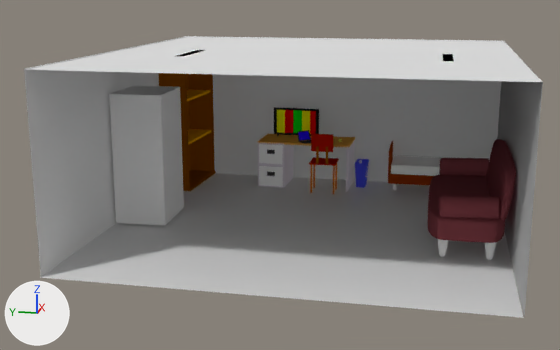
The Blender file Research/RW10.blend, before and after one commit.
Before and after are seen from a 50 mm lens placed at (-33.6, -5.4, 10.7), pointed at (-0.3, 1.3, 2.4). Every picture has the same lights, and +X, +Y and +Z are marked at lower left.

The scene before the commit, as lines of its bpy script (objects in view):
```python
ob_bed1 = bpy.data.objects.new('bed1', me_cube_081)
ob_bed1.location = (7.7, -5.83, 0.76)
ob_bed1.scale = (0.696, 0.696, 0.696)
ob_cube_008 = bpy.data.objects.new('Cube.008', me_cube_035)
ob_cube_008.parent = ob_desk_2
ob_cube_008.location = (0.0, -1.969, 1.03)
ob_cube_008.scale = (1.0, 0.625, 1.0)
ob_fridge = bpy.data.objects.new('Fridge', me_cube_087)
ob_fridge.location = (-0.06, 7.54, 3.02)
ob_fridge.rotation_euler = (0.0, 0.0, 1.604)  # degrees (0, 0, 92)
ob_fridge.scale = (1.17, 1.49, 2.97)
ob_red_chair_2 = bpy.data.objects.new('Red Chair 2', me_chair1_pt000_003)
ob_red_chair_2.location = (6.05, 0.16, 1.63)
ob_red_chair_2.rotation_euler = (0.0, 0.0, 6.28)  # degrees (0, 0, 360)
# also in view: 'Cylinder' at (3.8, -6.9, 2.1); 'Cylinder.001' at (-3.2, -6.9, 2.1); 'North Wall' at (9.1, -0.1, 3.9); 'East Wall' at (0.2, -8.7, 3.8); 'bed1_pt006' at (7.7, -5.8, 1.3)
```
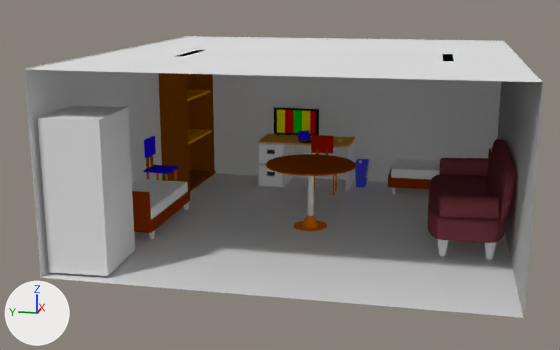
What changed in the scene script:
```text
Change ob_red_chair_2:
    ob_red_chair_2.location: (6.05, 0.16, 1.63) -> (6.04, 0.16, 1.56)
Change ob_bed1:
    ob_bed1.location: (7.7, -5.83, 0.76) -> (7.7, -5.83, 0.55)
    ob_bed1.rotation_euler: (0.0, 0.0, 0.0) -> (0.0, 0.0, 3.13)  # degrees (0, 0, 0) -> degrees (0, 0, 179)
Change ob_fridge:
    ob_fridge.location: (-0.06, 7.54, 3.02) -> (-6.48, 7.54, 3.02)
Add ob_table2_pt003:
    ob_table2_pt003 = bpy.data.objects.new('table2_pt003', me_cylinder_002)  # a 32-sided cylinder along z spanning x -1.0..1.0, y -1.0..1.0, z -1.0..1.0; in mat_material_034 (orange #e77c00)
    ob_table2_pt003.parent = ob_table
    ob_table2_pt003.location = (0.0, 0.0, -0.0855)
    ob_table2_pt003.scale = (0.669, 0.669, -0.0126)
Add ob_table:
    ob_table = bpy.data.objects.new('Table', me_cylinder)  # a 32-sided cylinder along z spanning x -1.0..1.0, y -1.0..1.0, z -1.0..1.0; in mat_material_005 (brown #aa4f00)
    ob_table.location = (-0.01, -0.1, 2.84)
    ob_table.scale = (2.01, 2.01, 0.0353)
Add ob_table2_pt002:
    ob_table2_pt002 = bpy.data.objects.new('table2_pt002', me_cylinder_004)  # a 32-sided cylinder along z spanning x -1.0..1.0, y -1.0..1.0, z -1.0..1.0
    ob_table2_pt002.parent = ob_table
    ob_table2_pt002.location = (0.0, 0.0, 1.389)
    ob_table2_pt002.scale = (0.123, 0.123, 1.04)
Add ob_table2_pt001:
    ob_table2_pt001 = bpy.data.objects.new('table2_pt001', me_cone)  # a 32-sided cone pointing to +z spanning x -1.0..1.0, y -1.0..1.0, z -1.0..1.0; in mat_material_034 (orange #e77c00)
    ob_table2_pt001.parent = ob_table
    ob_table2_pt001.location = (0.00243, 0.0, 0.262)
    ob_table2_pt001.scale = (0.351, 0.351, 0.351)
Add ob_bed1_pt006_001:
    ob_bed1_pt006_001 = bpy.data.objects.new('bed1_pt006.001', me_cube_008)  # a box spanning x -1.0..1.0, y -1.0..1.0, z -1.0..1.0; in mat_material_001 (white #ffffff)
    ob_bed1_pt006_001.parent = ob_bed2
    ob_bed1_pt006_001.location = (-0.362, 0.121, 1.591)
    ob_bed1_pt006_001.scale = (1.73, 3.56, 0.345)
Add ob_bed2:
    ob_bed2 = bpy.data.objects.new('bed2', me_cube_014)  # a box spanning x -1.84..1.84, y -3.78..3.78, z -0.37..0.37; in mat_material_000 (brown #973807)
    ob_bed2.location = (-0.87, 7.48, 0.6)
    ob_bed2.rotation_euler = (0.0, 0.0, 7.838)  # degrees (0, 0, 89)
    ob_bed2.scale = (0.696, 0.696, 0.696)
Add ob_bed1_pt005_001:
    ob_bed1_pt005_001 = bpy.data.objects.new('bed1_pt005.001', me_cube_007)  # a box spanning x -1.0..1.0, y -1.0..1.0, z -1.0..1.0; in mat_material_000 (brown #973807)
    ob_bed1_pt005_001.parent = ob_bed2
    ob_bed1_pt005_001.location = (-0.34, 3.838, 1.897)
    ob_bed1_pt005_001.rotation_euler = (0.0, -3.142, 0.0)  # degrees (0, -180, 0)
    ob_bed1_pt005_001.scale = (-1.84, -0.054, -1.19)
Add ob_bed1_pt004_001:
    ob_bed1_pt004_001 = bpy.data.objects.new('bed1_pt004.001', me_cube_009)  # a box spanning x -1.0..1.0, y -1.0..1.0, z -1.0..1.0
    ob_bed1_pt004_001.parent = ob_bed2
    ob_bed1_pt004_001.location = (-2.044, 3.357, 0.241)
    ob_bed1_pt004_001.scale = (0.123, 0.127, 0.232)
```

Where the change shows, as pixel boxes (x1, y1, x2, y2) in the pictures (560 x 350 px):
'Fridge', moved
    before: (109, 86, 184, 226)
    after: (38, 106, 135, 276)
'Table', added (brown)
    after: (266, 154, 356, 176)
'bed1_pt006.001', added
    after: (132, 179, 188, 220)
'bed1_pt006', moved, turned
    before: (391, 155, 446, 176)
    after: (391, 159, 440, 180)
'bed1_pt005.001', added (brown)
    after: (132, 191, 151, 230)
'bed1', moved, turned
    before: (388, 170, 434, 185)
    after: (387, 167, 431, 189)
'bed2', added (brown)
    after: (134, 191, 190, 233)
'chair1_pt009.003', moved
    before: (311, 134, 334, 152)
    after: (311, 135, 333, 154)
'table2_pt002', added
    after: (307, 176, 314, 216)
'table2_pt003', added
    after: (293, 221, 327, 231)
'Red Chair 2', moved (not visible afterwards)
    before: (309, 157, 339, 166)
'table2_pt001', added
    after: (302, 215, 319, 228)
'bed1_pt005', moved, turned
    before: (388, 141, 393, 174)
    after: (488, 148, 491, 160)
'chair1_pt003.003', moved
    before: (335, 164, 337, 189)
    after: (335, 174, 337, 191)
'bed1_pt004.001', added
    after: (149, 230, 155, 239)
'bed1_pt002', moved, turned (not visible before)
    after: (392, 187, 395, 194)
'bookshelf1_pt005', unchanged, uncovered by the edit
    both: (160, 73, 190, 189)
